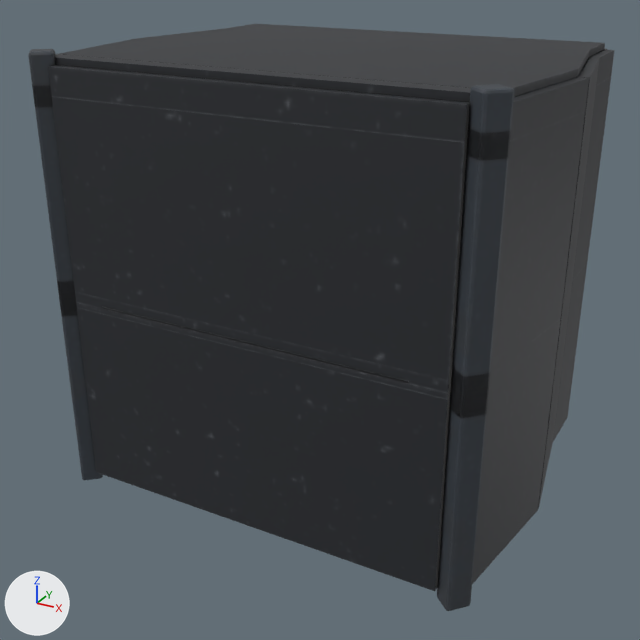
Renders of the glTF model assets/models/cockpit_panorama/cockpit_panorama.gltf from each side of a commit.
One viewpoint serves both versions: a 50 mm camera at (1.84, -3.58, 2.42) aimed at (-0.02, -0.19, 0.73). The axes (+X, +Y, +Z) are drawn at lower left. The lights are the same throughout. The first picture is the older version. Where no turn or scale is listed for an object, it has been applied to the vertices. Vertices at exactly the same position are counted once.

Names of what the first picture shows: 'INNER_lower_1_cabin', 'INNER_upper_1_cabin', 'pod_cabin' and 1 more.
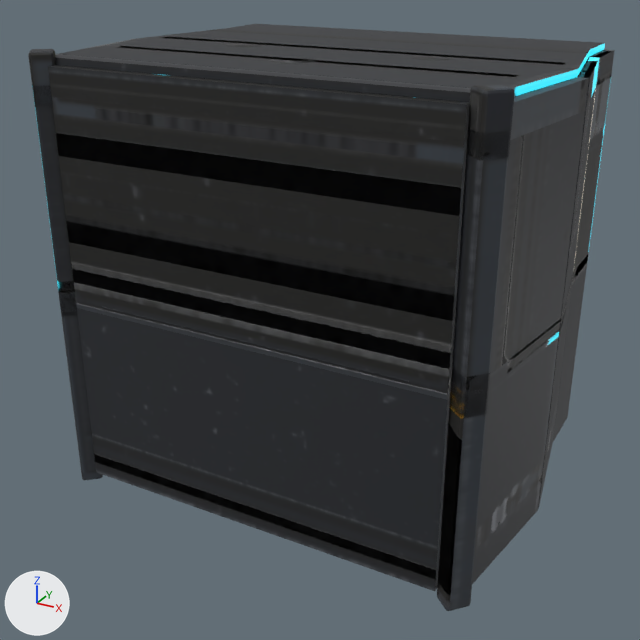
Changed parts and their boxes (x1, y1, x2, y2) in the pictures (640 x 640 px):
part 1 of me_inner_lower_1_cabin, surface changed: (76, 304, 450, 591) in both
part 2 of me_inner_upper_1_cabin, surface changed: (51, 54, 471, 395) in both
part 3 of me_pod_cabin, surface changed: (28, 34, 613, 604) in both

Diff of the bpy script that builds the scene:
```diff
--- a/assets/models/cockpit_panorama/cockpit_panorama.gltf.py
+++ b/assets/models/cockpit_panorama/cockpit_panorama.gltf.py
@@ me_inner_lower_1_cabin @@
 me_inner_lower_1_cabin.from_pydata(...)  # 12 vertices, 24 faces; spans x -0.88..0.88, y 0.04..0.08, z 0.08..0.97
 # used by ob_inner_lower_1_cabin; location = (0.0, -0.93, -0.08)
+# me_inner_lower_1_cabin part 1: texture (UV) coordinates of 24 of 24 faces, centred in x -0.88..0.88, y 0.04..0.08, z 0.08..0.97, changed; they spanned u 0.06..0.99, v 0.0..0.85 and now span u 0.08..0.99, v 0.0..0.74
 me_inner_lower_1_cabin.materials.append(mat_cockpit_cabin)
@@ me_inner_upper_1_cabin @@
 # used by ob_inner_upper_1_cabin; location = (0.0, -0.93, 2.0)
-me_inner_upper_1_cabin.from_pydata(...)  # 488 vertices, 982 faces; spans x -0.96..0.96, y 0.04..0.17, z -1.11..-0.05
+me_inner_upper_1_cabin.from_pydata(...)  # 488 vertices, 982 faces; spans x -0.96..0.96, y 0.04..0.28, z -1.11..-0.05
+# me_inner_upper_1_cabin part 2: 883 kept faces spanning x -0.96..0.96, y 0.04..0.28, z -1.11..-0.05 get new texture (UV) coordinates
+# edits to the shape of me_inner_upper_1_cabin do not show in these pictures
 me_inner_upper_1_cabin.materials.append(mat_cockpit_cabin)
@@ me_pod_cabin @@
 me_pod_cabin.from_pydata(...)  # 7300 vertices, 14298 faces; spans x -1.09..1.09, y -0.92..0.79, z -0.06..1.97
 # used by ob_pod_cabin; location = (0.0, 0.0, 0.0)
+# me_pod_cabin part 3: texture (UV) coordinates of 13958 of 14298 faces, centred in x -1.08..1.08, y -0.92..0.79, z -0.06..1.97, changed; they spanned u 0.0..1.0, v 0.0..1.0 and now span u 0.0..1.0, v 0.0..1.0
 me_pod_cabin.materials.append(mat_cockpit_cabin)
```
